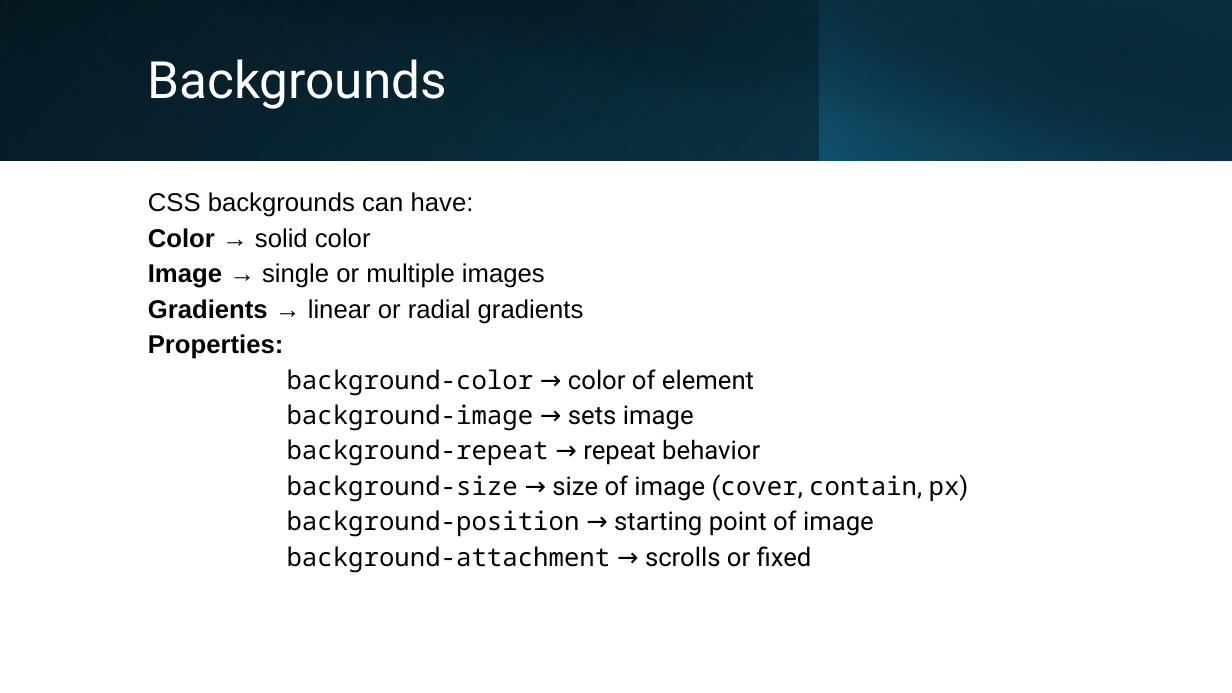
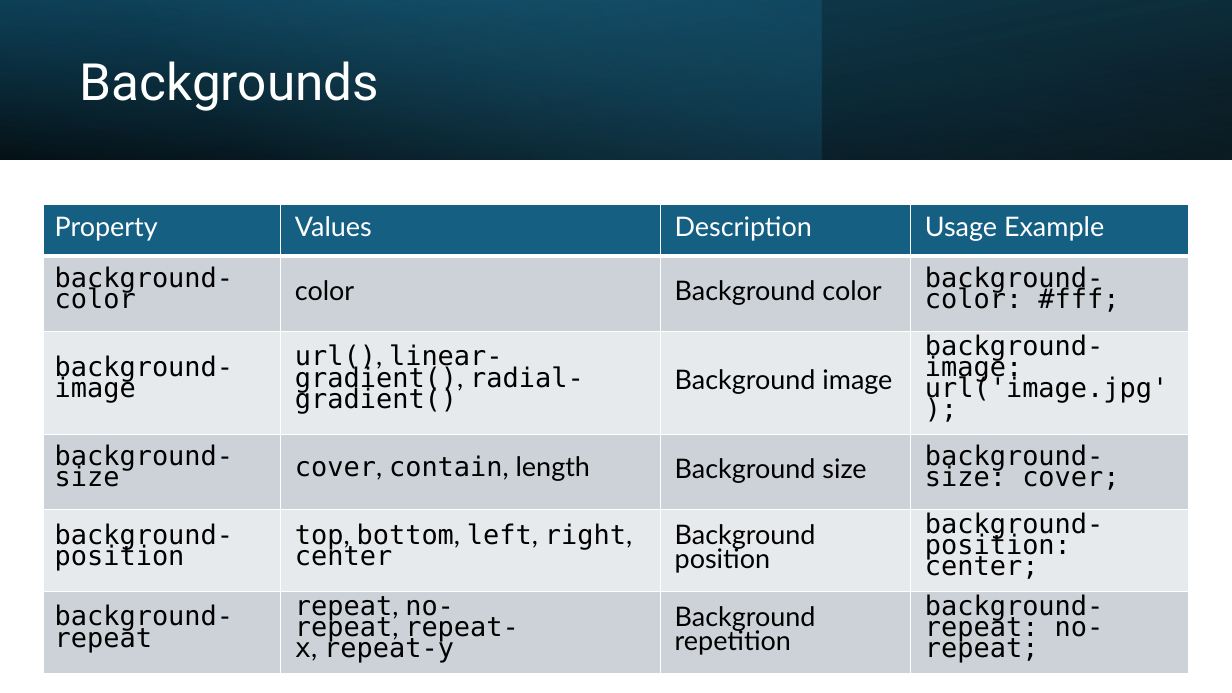
Before and after one commit to mahadi-21/Web-Development, a slide deck: slide 15 of CSS.pptx (slide 19 before the commit). Drawn at 1232x693 pixels with LibreOffice and Linux fonts; fonts in the diff are those of the drawing. Boxes give left, top, right and bottom in pixels: in the first picture for what was removed or moved away, otherwise in the second. Text is boxed around its words. In the diff, an @@ line names an element or a change of style, - is before the commit and + after.

Commit message:
Updated

```diff
--- a/CSS.pptx
+++ b/CSS.pptx
@@ rectangle at (0,0,1232,159): rotation 0 to 180 degrees @@
@@ rectangle at (0,0,822,159): fill gradient #156082 to #0B3041 to gradient #156082 to #46B1E1; mirrored; rotation 180 to 0 degrees @@
@@ rectangle: place and size @@
-rectangle at (46,0,1232,162)
+rectangle at (0,0,1232,159)
@@ rectangle at (0,0,1232,159): fill gradient #000000 to #0B3041 to gradient #000000 to #156082; mirrored @@
@@ title "Backgrounds": place and size @@
-title "Backgrounds" at (148,59,447,109)
+title "Backgrounds" at (80,61,379,111)
@@ rectangle removed at (820,0,1232,161) @@
@@ table added at (43,204,1189,667), 6 rows, 4 columns @@
+Property | Values | Description | Usage Example
+background-color | color | Background color | background-color: #fff;
+background-image | url(), linear-gradient(), radial-gradient() | Background image | background-image: url('image.jpg');
+background-size | cover, contain, length | Background size | background-size: cover;
+background-position | top, bottom, left, right, center | Background position | background-position: center;
+background-repeat | repeat, no-repeat, repeat-x, repeat-y | Background repetition | background-repeat: no-repeat;
@@ text removed at (148,192,969,573) @@
-CSS backgrounds can have:
-Color → solid color
-Image → single or multiple images
-Gradients → linear or radial gradients
-Properties:
-background-color → color of element
-background-image → sets image
-background-repeat → repeat behavior
-background-size → size of image (cover, contain, px)
-background-position → starting point of image
-background-attachment → scrolls or fixed
```
Also in this commit, not shown: 6 other slides changed, 12 slides added, 7 slides removed.
